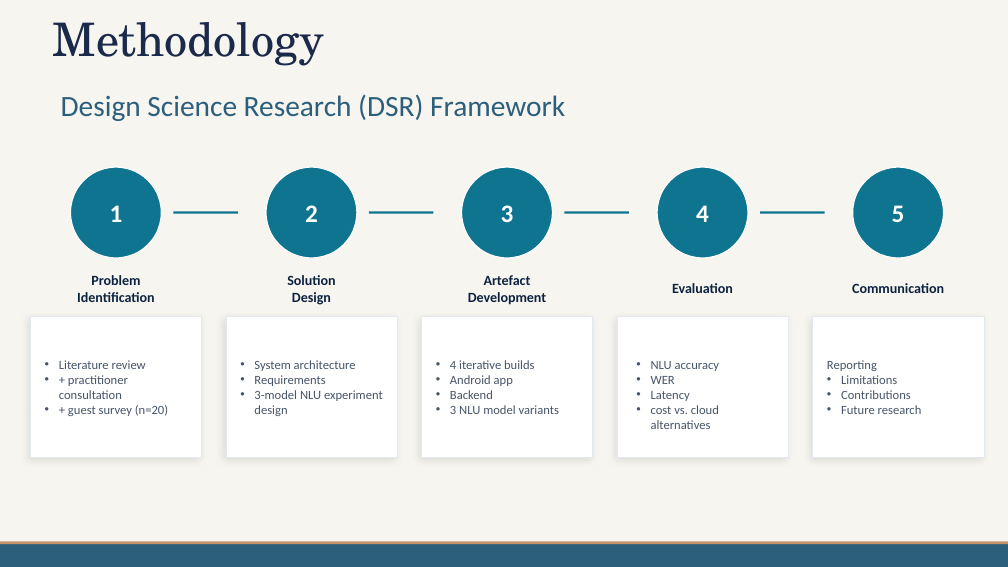
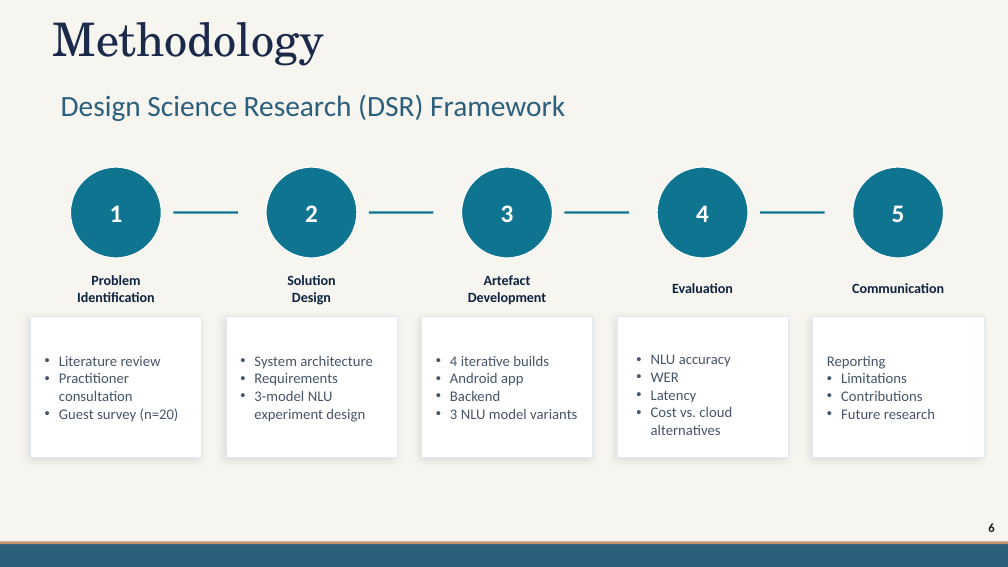
Before and after one commit to mdpw/msc-research, a slide deck: slide 6 of documents/Viva Presentation.pptx. Drawn at 1008x567 pixels with LibreOffice and Linux fonts; fonts in the diff are those of the drawing; background and template pictures are left out. Boxes give left, top, right and bottom in pixels: in the first picture for what was removed or moved away, otherwise in the second. Text is boxed around its words. In the diff, an @@ line names an element or a change of style, - is before the commit and + after.

```diff
--- a/documents/Viva Presentation.pptx
+++ b/documents/Viva Presentation.pptx
@@ size 12 to 14 pt in 3 elements at <box>254,356,373,422</box>, <box>450,355,577,419</box>, <box>827,356,935,419</box> @@
@@ text at <box>59,356,161,366</box>: size 12 to 14 pt in "Literature review" @@
@@ text at <box>651,354,731,403</box>: size 12 to 14 pt in "NLU accuracy", "WER", "Latency" @@
@@ text at <box>59,373,179,422</box>: text changed; size 12 to 14 pt @@
-• + practitioner consultation
-• + guest survey (n=20)
+• Practitioner consultation
+• Guest survey (n=20)
@@ text at <box>651,406,732,435</box>: text changed; size 12 to 14 pt @@
-• cost vs. cloud alternatives
+• Cost vs. cloud alternatives
@@ page number added at <box>988,523,994,532</box>, 12 pt, text #201C11, bold @@
+6
```
Also in this commit, not shown: 19 other slides changed, 1 slide removed.
